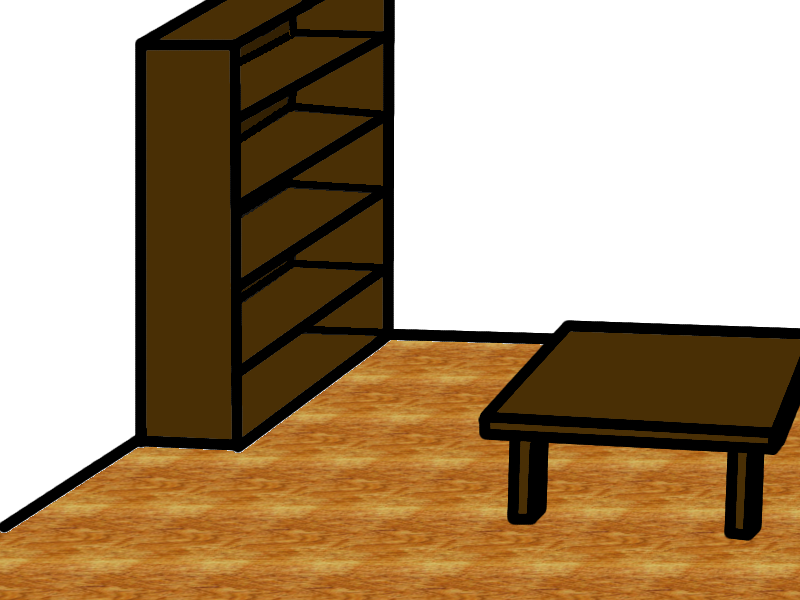
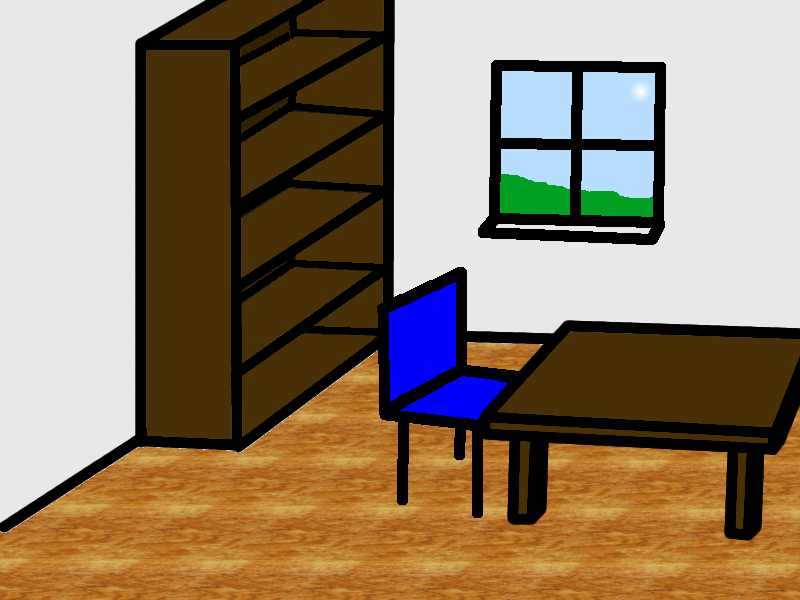
Two versions of the same layered image (800×600). Layer-by-layer changes:
added layer "Nytt lager#2" above "Nytt lager#3" over box(377, 267, 545, 518)
added layer "Nytt lager#3" above "Nytt lager#4" over box(478, 60, 666, 245)
added layer "Nytt lager#4" above "Bakgrund" over box(492, 65, 660, 222)
painted on "Bakgrund" over box(0, 0, 800, 522)
